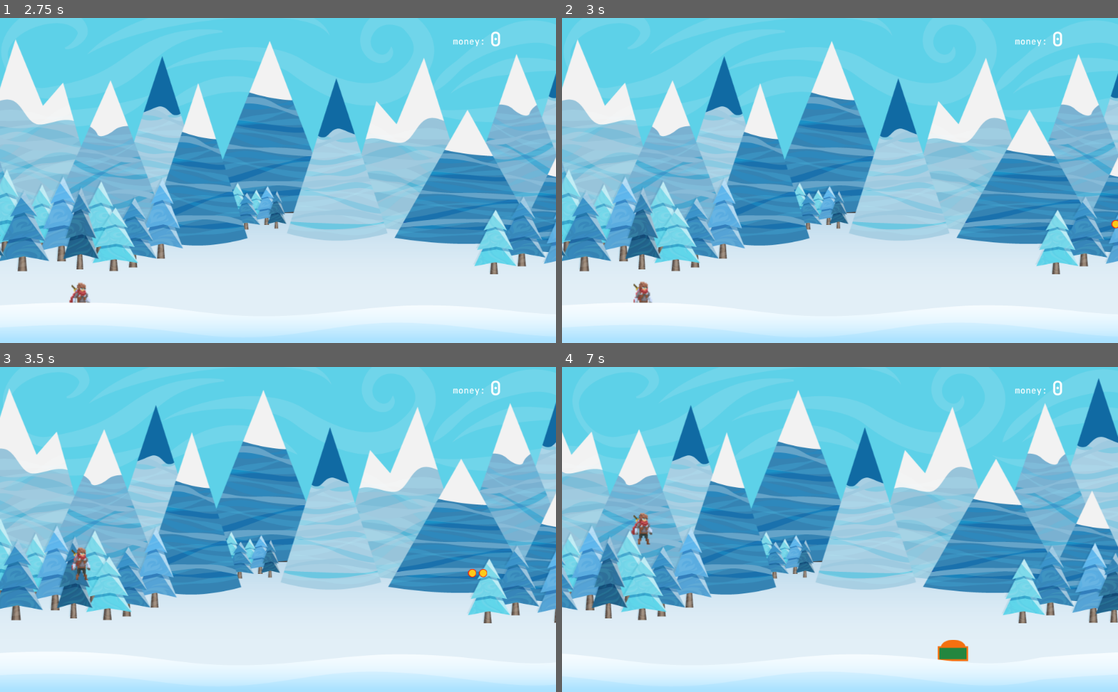
Above: before the commit, frames 1-4 (two rows, left to right).
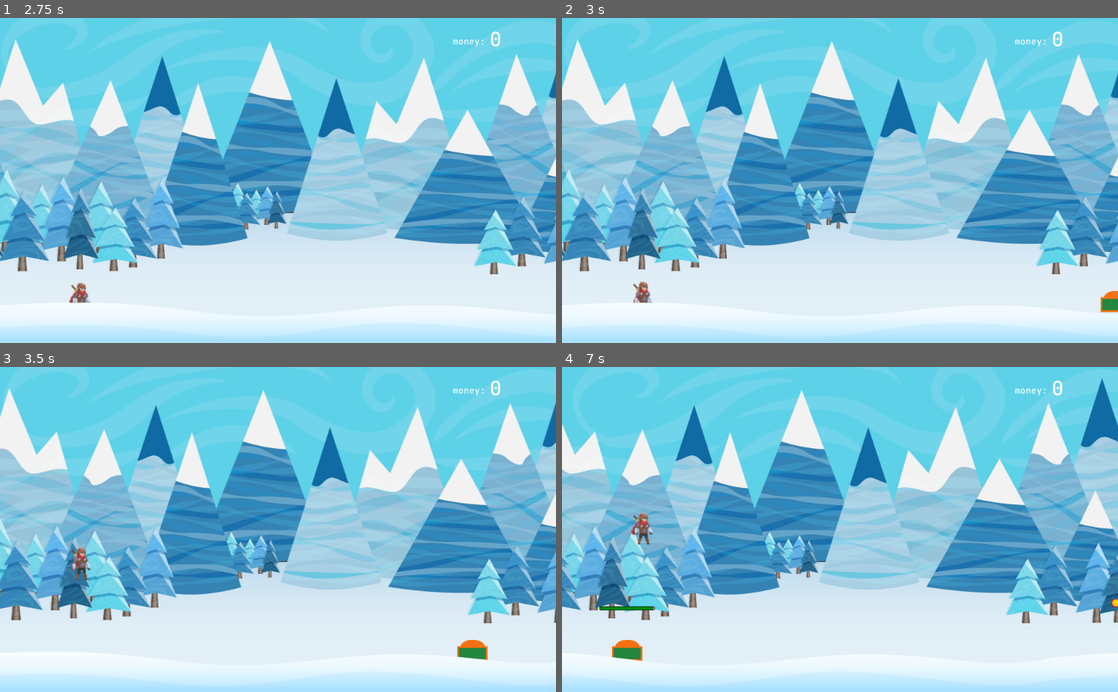
Above: after the commit, the same moments.

Repository: 1shevelov/Monster-Farm-prototype
Game: Godot game, scene res://Game.tscn
The game is run twice, just before and just after one commit, with the same random seed, the same clock (stepped at 60 frames per second) and the same inputs. Sound files missing from this copy of the repository are replaced by a short silence.
Inputs:
- Up to frame 1 (2.75 s): tap Space (jump) at 0.77, 1.52 s
- Up to frame 2 (3 s): no input
- Up to frame 3 (3.5 s): tap Space (jump) at 3.02 s
- Up to frame 4 (7 s): tap Space (jump) at 3.77, 4.52, 6.02, 6.77 s

Frame 1 is identical in both runs. In frame 2, 0.2% of the frame differs, in the area x 96-100%, y 62-91%; in frame 3, 0.4%; in frame 4, 10%, in the area x 0-100%, y 3-91%.

Commit message:
Added and inited first json object. Switched starting state from RUN to IDLE.

Diff:
--- a/Game.gd
+++ b/Game.gd
@@ -11,7 +11,6 @@
 	randomize()
 
 # warning-ignore:return_value_discarded
-	Signals.connect("ready_to_start", self, "on_ready_to_start")
 
 
 func on_ready_to_start() -> void:
--- a/HUD/HPBarUI.gd
+++ b/HUD/HPBarUI.gd
@@ -7,8 +7,6 @@
 # warning-ignore:return_value_discarded
 	Signals.connect("being_attacked", self, "on_being_attacked")
 # warning-ignore:return_value_discarded
-	Signals.connect("health_changed", self, "on_health_changed")
-# warning-ignore:return_value_discarded
 	Signals.connect("killed", self, "on_killed")
 
 
@@ -17,15 +15,13 @@
 #	$ProgressBar.set_value($ProgressBar.get_max())
 	set_global_position(get_parent().get_global_position() - Vector2(0, 80))
 	attacked_object.get_node("HPBarUI").show()
-	print("Show attacked ", attacked_object)
-	print(get_global_rect())
+#	print("Show attacked ", attacked_object)
+#	print(get_global_rect())
 
 
-func on_health_changed(attacked_node: Node2D, health_pool_percent: float):
-	if attacked_node == attacked_object:
-		attacked_object.get_node("HPBarUI").get_node("ProgressBar") \
-			.set_value(health_pool_percent)
-#		$ProgressBar.modulate(Color.red)
+func update_health(health_pool_percent: float):
+	$ProgressBar.set_value(health_pool_percent)
+#	$ProgressBar.modulate(Color.red)
 
 
 func on_killed(attacked_node: Node2D):
--- a/assets/objects/treasure_chest.json
+++ b/assets/objects/treasure_chest.json
@@ -1,6 +1,6 @@
 {
     "name": "treasure_chest",
-    "type": "obstacle",
+    "type": "Obstacle",
     "hp": {
         "min": 200,
         "max": 500
--- a/avatar/Avatar.gd
+++ b/avatar/Avatar.gd
@@ -32,8 +32,6 @@
 	Signals.connect("coin_picked", self, "on_coin_picked")
 # warning-ignore:return_value_discarded
 	Signals.connect("being_attacked", self, "on_being_attacked")
-# warning-ignore:return_value_discarded
-	Signals.connect("attack_damage", self, "on_attack_damage")
 # warning-ignore:return_value_discarded
 	Signals.connect("killed", self, "on_killed")
 # warning-ignore:return_value_discarded
@@ -122,12 +120,7 @@
 
 
 func _on_AttackTimer_timeout():
-	Signals.emit_signal("attack_damage")
-
-
-func on_attack_damage():
 	attacked_node.receive_damage(attack_damage)
-	print("attack on ", attack_damage)
 
 
 func on_killed(killed_node: Node2D) -> void:
--- a/objects/InitObjects.gd
+++ b/objects/InitObjects.gd
@@ -15,10 +15,10 @@
 		objects.append(load_object(objects_files[i]))
 		if not validate_object(objects[i]):
 			objects.pop_back()
-		else:
-			init_object(objects[i])
+#		else:
+#			init_object(objects[i])
 
-	Signals.emit_signal("ready_to_start")
+	Signals.emit_signal("objects_ready", objects)
 
 
 func validate_object(_object: Dictionary) -> bool:
@@ -28,31 +28,31 @@
 	return true
 
 
-func init_object(object: Dictionary) -> void:
-#	make scene
-	match object.type:
-		"obstacle":
-			build_obstacle_node(object)
-		_:
-			print("Object type = ", object.type)
+#func init_object(object: Dictionary) -> void:
+##	make scene
+#	match object.type:
+#		"obstacle":
+#			build_obstacle_node(object)
+#		_:
+#			print("Object type = ", object.type)
 
 
-func build_obstacle_node(obstacle: Dictionary) -> void:
-	var new_obstacle: Node2D = load(obstacle_scene).instance()
-	new_obstacle.init(obstacle)
-	pack_scene(new_obstacle)
+#func build_obstacle_node(obstacle: Dictionary) -> void:
+#	var new_obstacle: Node2D = load(obstacle_scene).instance()
+#	new_obstacle.init(obstacle)
+#	pack_scene(new_obstacle)
 
 
-func pack_scene(packed_node: Node2D) -> void:
-	var new_pack = PackedScene.new()
-	var res = new_pack.pack(packed_node)
-	if res == OK:
-		var pack_path := "user://object_chest.scn"
-		var error = ResourceSaver.save(pack_path, new_pack)
-		if error == OK:
-			Signals.emit_signal("object_created", pack_path)
-		else:
-			push_error("Error saving " + pack_path)
+#func pack_scene(packed_node: Node2D) -> void:
+#	var new_pack = PackedScene.new()
+#	var res = new_pack.pack(packed_node)
+#	if res == OK:
+#		var pack_path := "user://object_chest.scn"
+#		var error = ResourceSaver.save(pack_path, new_pack)
+#		if error == OK:
+#			Signals.emit_signal("object_created", pack_path)
+#		else:
+#			push_error("Error saving " + pack_path)
 
 
 func load_object(object_file: String) -> Dictionary:
--- a/objects/Obstacle.gd
+++ b/objects/Obstacle.gd
@@ -2,9 +2,12 @@
 
 onready var hit_sound := $HitSound
 
-onready var full_hp: int = 0
-#	round(rand_range(Globals.STONE_HEALTH_MIN, Globals.STONE_HEALTH_MAX))
-onready var current_hp: int = full_hp
+var full_hp: int
+var current_hp: int
+
+
+func _ready():
+	pass
 
 
 func init(obj: Dictionary) -> void:
@@ -37,19 +40,18 @@
 		if not Globals.SILENT_MODE:
 			hit_sound.play()
 		Signals.emit_signal("being_attacked", self)
+		print(self, " attacked, hp= ", current_hp)
 
 
 func _on_VisibilityNotifier2D_screen_exited():
 	queue_free()
 
 
-func receive_damage(amount: int) -> void:
-	current_hp -= amount
-	print(self, " has health = ", current_hp)
+func receive_damage(damage_amount: int) -> void:
+	current_hp -= damage_amount
 	if current_hp < 0:
 		current_hp = 0
-	Signals.emit_signal("health_changed", self,
-		float(current_hp) / float(full_hp) * 100)
+	$HPBarUI.update_health(float(current_hp) / float(full_hp) * 100)
 	if current_hp <= 0:
 		Signals.emit_signal("killed", self)
 #		die effect or sound?
--- a/objects/Spawner.gd
+++ b/objects/Spawner.gd
@@ -2,19 +2,22 @@
 
 #export (Array, PackedScene) var scenes
 
-var random_scene = RandomNumberGenerator.new()
+var RNG = RandomNumberGenerator.new()
 var selected_scene_index := 0
 
 const coin_scene := "Coin"
 const stone_scene := "Stone"
 const trimob_scene := "Trimob"
+const obstacle_scene := "Obstacle"
 
-const objects_scenes = [
+const packed_scenes = [
 	"res://objects/Coin.tscn",
 	"res://objects/Stone.tscn",
-	"res://objects/Trimob.tscn"]
+	"res://objects/Trimob.tscn",
+	"res://objects/Obstacle.tscn"]
+var scenes := []
 
-var scenes = []
+var objects := []
 
 
 func _ready():
@@ -23,15 +26,17 @@
 # warning-ignore:return_value_discarded
 	Signals.connect("attack_finished", self, "on_attack_finished")
 # warning-ignore:return_value_discarded
-	Signals.connect("object_created", self, "on_object_created")
+	Signals.connect("objects_ready", self, "on_objects_ready")
 
-	for i in objects_scenes.size():
-		scenes.append(load(objects_scenes[i]))
+	for i in packed_scenes.size():
+		scenes.append(load(packed_scenes[i]))
+
+	RNG.randomize()
 
 
-func on_object_created(new_object: String) -> void:
-#	print(new_object)
-	scenes.append(load(new_object))
+func on_objects_ready(initiated_objects: Array) -> void:
+#	print(initiated_objects)
+	objects = initiated_objects
 
 
 func on_world_stopped():
@@ -43,22 +48,34 @@
 
 
 func _on_Timer_timeout():
-	random_scene.randomize()
-	selected_scene_index = random_scene.randi_range(0, scenes.size() - 1)
+	selected_scene_index = RNG.randi_range(0, scenes.size() - 1)
 	var temp_scene = scenes[selected_scene_index].instance()
+	match temp_scene.name:
+		coin_scene, trimob_scene:
+			temp_scene.translate(Vector2(0, -Globals.SPAWN_LAYER_HEIGHT \
+				* rand_range(1, Globals.SPAWN_LAYER_NUM)))
+		obstacle_scene:
+			temp_scene.init(get_object(obstacle_scene))
 
-	if temp_scene.name == coin_scene or temp_scene.name == trimob_scene:
-		temp_scene.translate(Vector2(0, -Globals.SPAWN_LAYER_HEIGHT \
-			* rand_range(1, Globals.SPAWN_LAYER_NUM)))
-
-#	in tutorial was add_child_below_node(self, temp_scene) - Why?
+#	add_child_below_node(self, temp_scene) - was used in tutorial, why?
 	add_child(temp_scene)
 
-#	spawn several coins
 	if temp_scene.name == coin_scene and rand_range(0, 10) > 3:
-		var coin_scene
-		for i in rand_range(1, Globals.SPAWN_COINS_MAX + 1):
-			coin_scene = scenes[selected_scene_index].instance()
-			coin_scene.translate(Vector2(temp_scene.get_position().x + i * 20, \
-				temp_scene.get_position().y))
-			add_child(coin_scene)
+		spawn_several_coins(temp_scene, selected_scene_index)
+
+
+func get_object(scene_name: String) -> Dictionary:
+	for obj in objects:
+		if(obj["type"] == scene_name):
+			return obj
+	return {}
+
+
+func spawn_several_coins(first_coin_scene, scene_index: int) -> void:
+	var next_coin_scene
+	for i in rand_range(1, Globals.SPAWN_COINS_MAX + 1):
+		next_coin_scene = scenes[scene_index].instance()
+		next_coin_scene.translate(
+			Vector2(first_coin_scene.get_position().x + i * 20,
+			first_coin_scene.get_position().y))
+		add_child(next_coin_scene)
--- a/objects/Stone.gd
+++ b/objects/Stone.gd
@@ -27,8 +27,7 @@
 	print(self, " has health = ", current_health)
 	if current_health < 0:
 		current_health = 0
-	Signals.emit_signal("health_changed", self,
-		float(current_health) / float(full_health_pool) * 100)
+	$HPBarUI.update_health(float(current_health) / float(full_health_pool) * 100)
 	if current_health <= 0:
 		Signals.emit_signal("killed", self)
 #		die effect or sound?
--- a/scripts/Signals.gd
+++ b/scripts/Signals.gd
@@ -12,8 +12,6 @@
 # warning-ignore:unused_signal
 signal world_stopped
 # warning-ignore:unused_signal
-signal attack_damage
-# warning-ignore:unused_signal
 signal attack_finished
 # warning-ignore:unused_signal
 signal killed
@@ -24,6 +22,6 @@
 # warning-ignore:unused_signal
 signal one_hit_killed
 # warning-ignore:unused_signal
-signal object_created
+signal objects_ready
 # warning-ignore:unused_signal
-signal ready_to_start
+#signal ready_to_start
